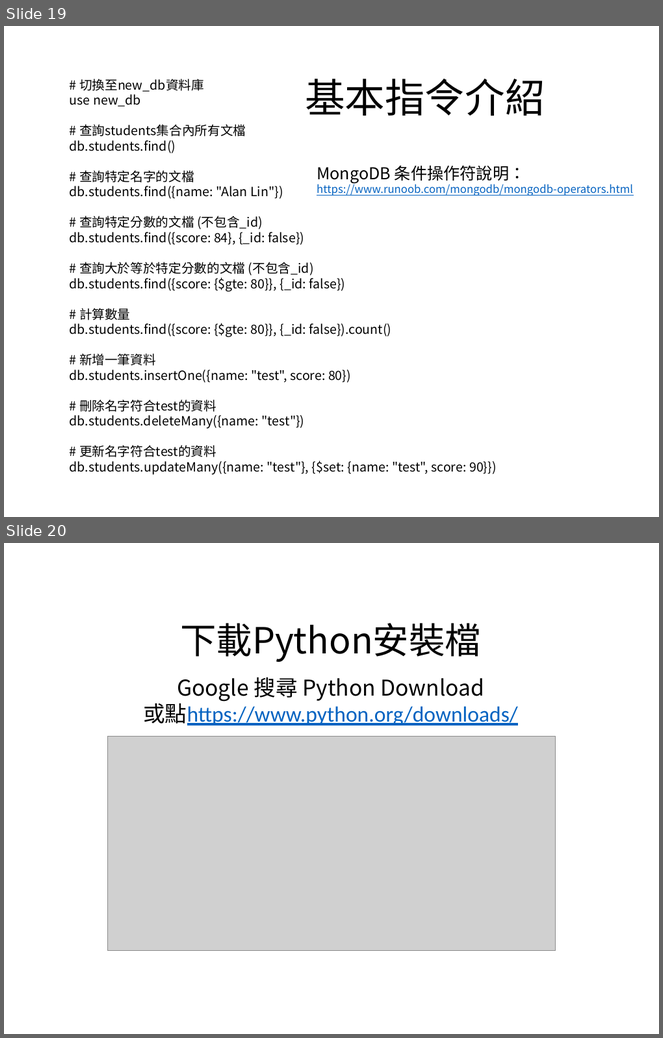
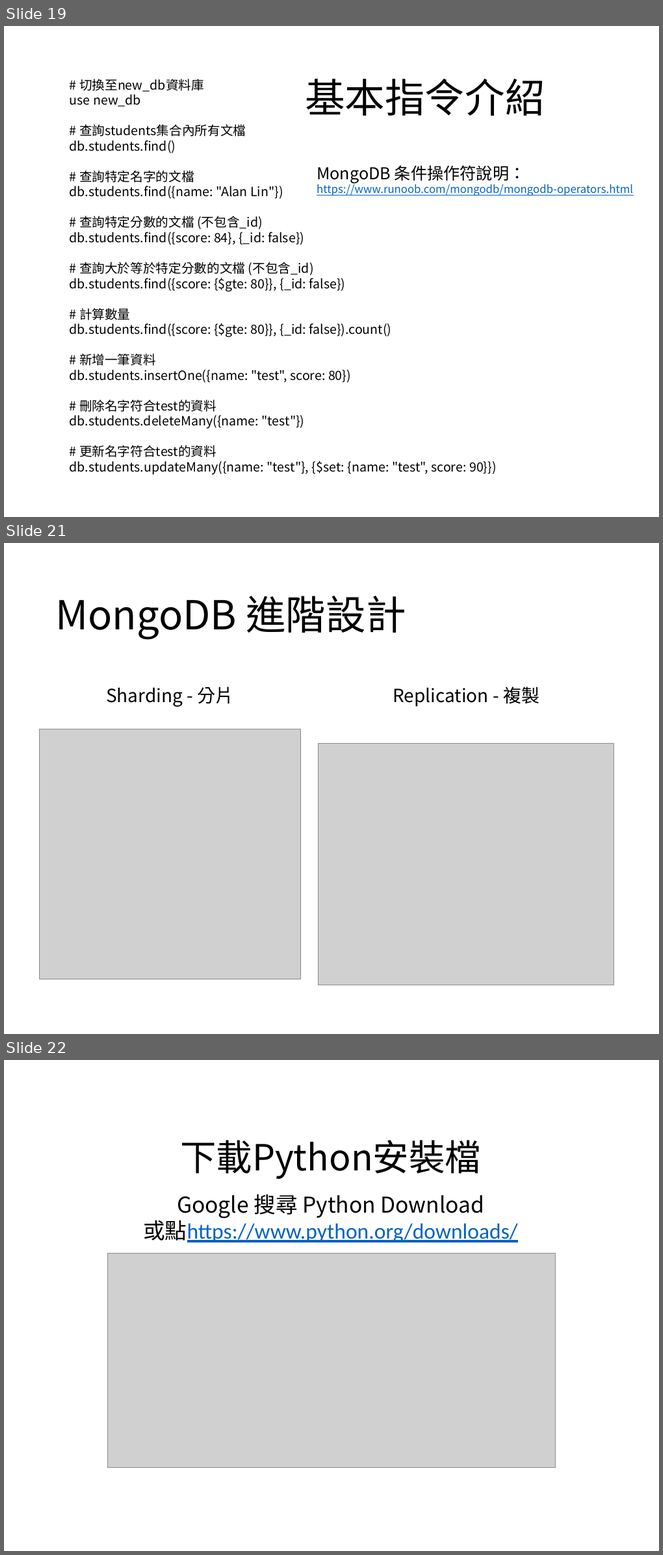
Before and after one commit to kkldream/WebAPI-MongoDB-Flask-basic-tutorial, a slide deck: MongoDB資料庫-基礎教學.pptx. Shown one above the other, each under a label of ours: slides 19 and 20 before the commit, slides 19, 21 and 22 after it; the slides between them are not shown. The pictures are 663x1038 and 663x1555 pixels, drawn with LibreOffice and Linux fonts; fonts in the diff are those of the drawing; grey boxes stand for pictures. Boxes give left, top, right and bottom in pixels: in the first picture for what was removed or moved away, otherwise in the second. Text is boxed around its words. In the diff, an @@ line names an element or a change of style, - is before the commit and + after.

```diff
--- a/MongoDB資料庫-基礎教學.pptx
+++ b/MongoDB資料庫-基礎教學.pptx
@@ slide 21 added at (4, 543, 659, 1034), background #FFFFFF @@
@@ title added at (55, 596, 406, 640), 44 pt, text #000000 @@
+MongoDB 進階設計
@@ text added at (106, 687, 234, 707), 20 pt, text #000000 @@
+Sharding - 分片
@@ text added at (393, 687, 540, 707), 20 pt, text #000000 @@
+Replication - 複製
@@ picture added at (39, 729, 301, 979) @@
@@ picture added at (319, 743, 614, 985) @@
@@ what was slide 20 is now slide 22 @@
```
Also in this commit, not shown: 1 other slide added.
